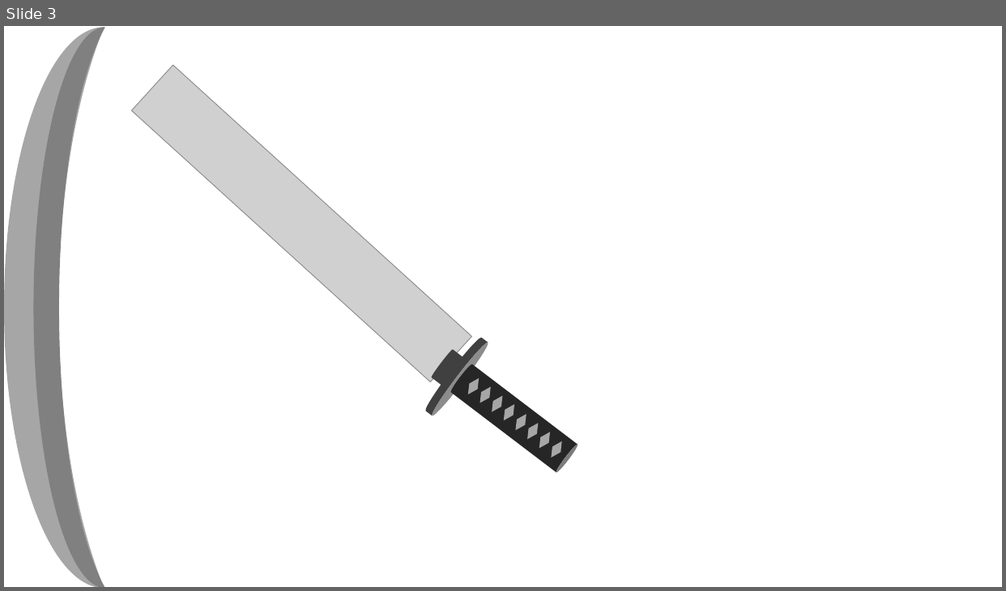
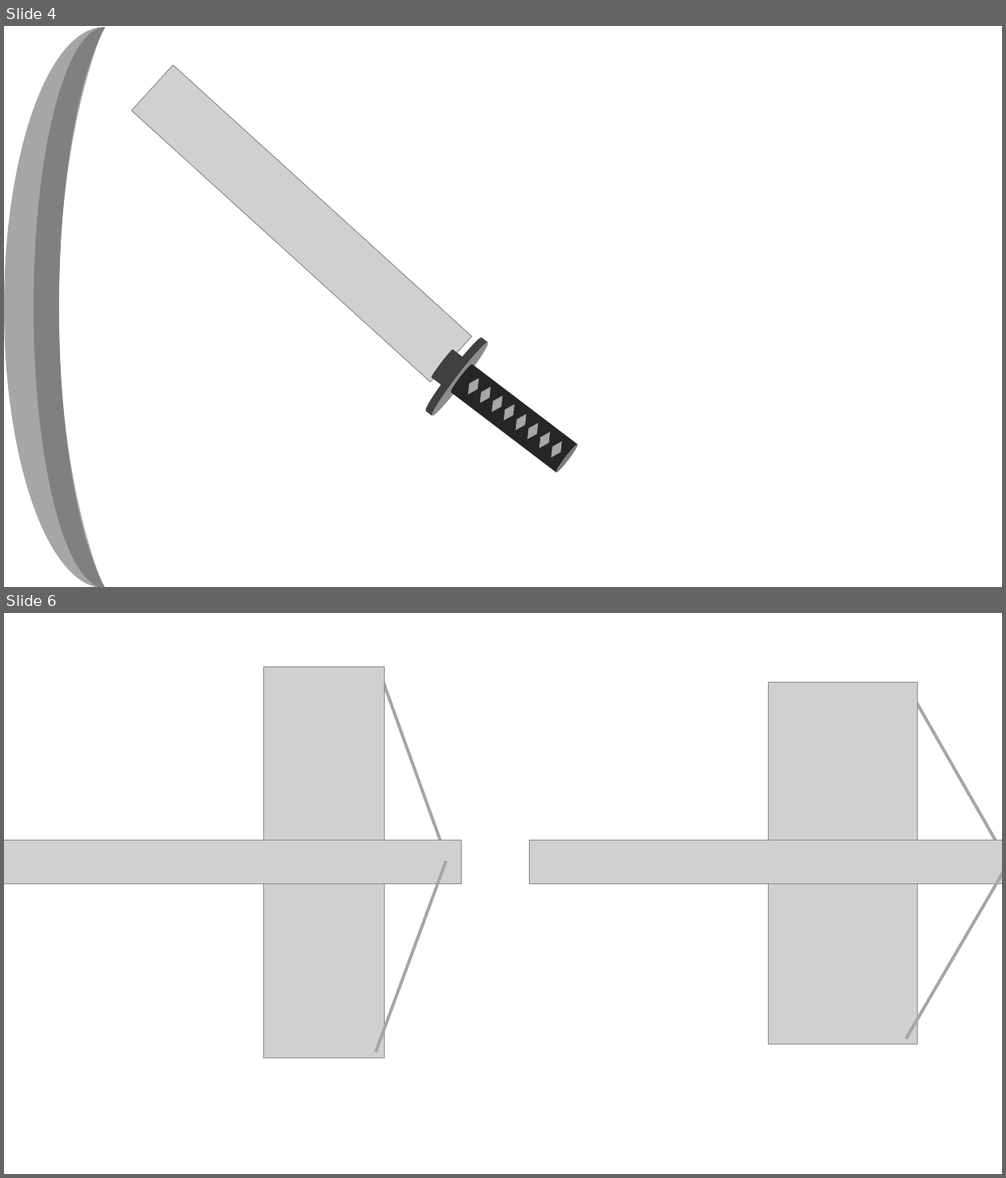
Before and after one commit to TT-3-14159265358979323846264338/towerdefense2, a slide deck: soldier weapon.pptx. Shown one above the other, each under a label of ours: slide 3 before the commit, slides 4 and 6 after it; the slides between them are not shown. The pictures are 1006x591 and 1006x1178 pixels, drawn with LibreOffice and Linux fonts; fonts in the diff are those of the drawing; grey boxes stand for pictures. Boxes give left, top, right and bottom in pixels: in the first picture for what was removed or moved away, otherwise in the second. Text is boxed around its words. In the diff, an @@ line names an element or a change of style, - is before the commit and + after.

```diff
--- a/soldier weapon.pptx
+++ b/soldier weapon.pptx
@@ slide 6 added at bbox=[4, 613, 1002, 1174], background #FFFFFF @@
@@ picture added at bbox=[264, 667, 385, 1058] @@
@@ line added from (378, 669) to (448, 861), #A6A6A6 3 pt @@
@@ picture added at bbox=[769, 682, 918, 1044] @@
@@ line added from (907, 686) to (1002, 862), #A6A6A6 3 pt @@
@@ picture added at bbox=[4, 841, 461, 884] @@
@@ picture added at bbox=[530, 841, 1002, 884] @@
@@ line added from (446, 862) to (376, 1053), #A6A6A6 3 pt @@
@@ line added from (1002, 863) to (906, 1039), #A6A6A6 3 pt @@
@@ what was slide 3 is now slide 4 @@
```
Also in this commit, not shown: 3 other slides added, 1 other file.
